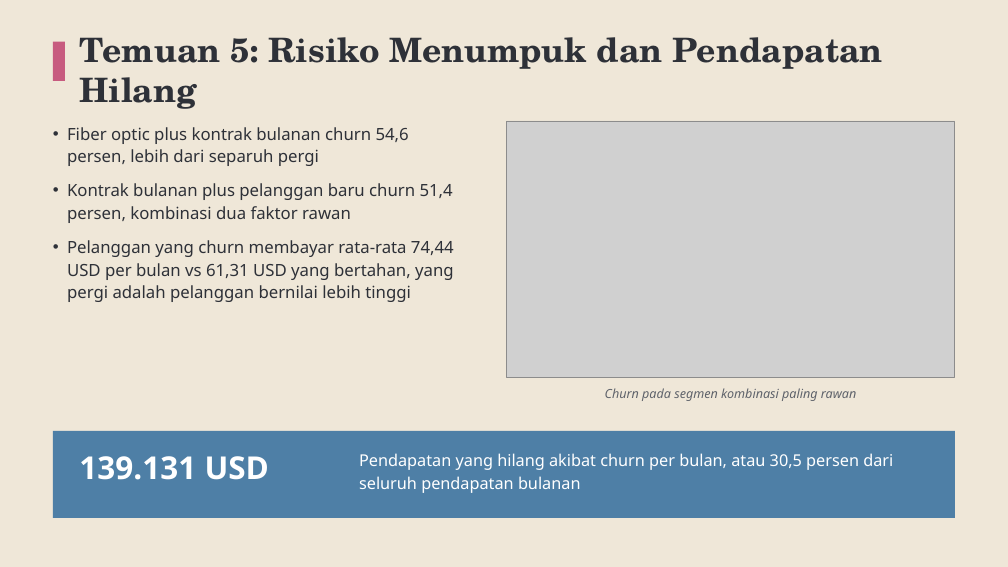
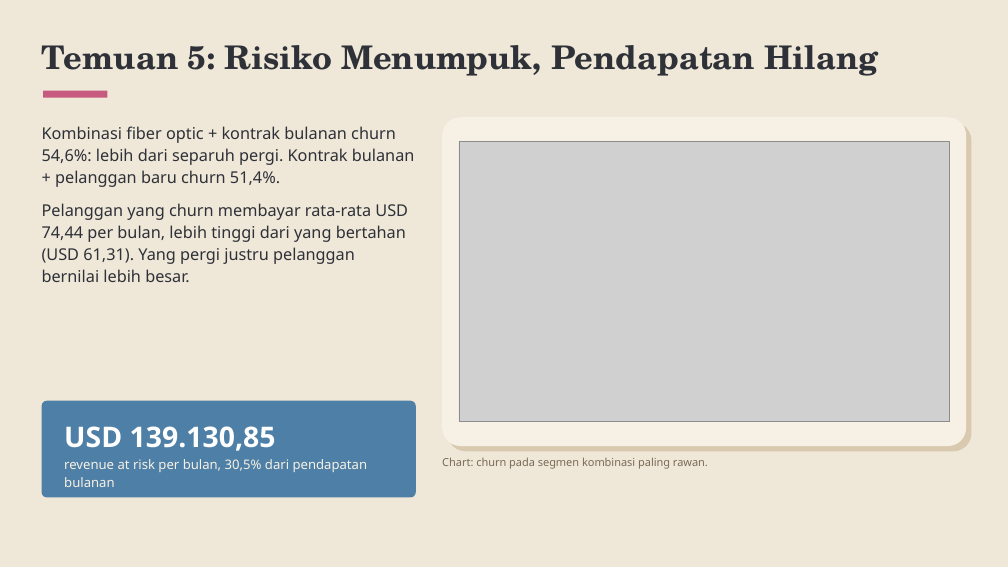
Before and after one commit to baghizash/telco-customer-churn-analysis, a slide deck: slide 8 of Portofolio-Analisis-Telco-Churn.pptx. Drawn at 1008x567 pixels with LibreOffice and Linux fonts; fonts in the diff are those of the drawing; grey boxes stand for pictures. Boxes give left, top, right and bottom in pixels: in the first picture for what was removed or moved away, otherwise in the second. Text is boxed around its words. In the diff, an @@ line names an element or a change of style, - is before the commit and + after.

```diff
--- a/Portofolio-Analisis-Telco-Churn.pptx
+++ b/Portofolio-Analisis-Telco-Churn.pptx
@@ text at (42,45,878,76): text changed; size 32 to 31 pt @@
-Temuan 5: Risiko Menumpuk dan Pendapatan Hilang
+Temuan 5: Risiko Menumpuk, Pendapatan Hilang
@@ rectangle removed at (53,42,65,81) @@
@@ rounded rectangle added at (43,91,107,98), fill #C75B7F @@
@@ rounded rectangle added at (442,117,966,446), fill #F7F1E5 @@
@@ text at (42,126,415,282): text changed; size 16 to 15.5 pt @@
-• Fiber optic plus kontrak bulanan churn 54,6 persen, lebih dari separuh pergi
-• Kontrak bulanan plus pelanggan baru churn 51,4 persen, kombinasi dua faktor rawan
-• Pelanggan yang churn membayar rata-rata 74,44 USD per bulan vs 61,31 USD yang bertahan, yang pergi adalah pelanggan bernilai lebih tinggi
+Kombinasi fiber optic + kontrak bulanan churn 54,6%: lebih dari separuh pergi. Kontrak bulanan + pelanggan baru churn 51,4%.
+Pelanggan yang churn membayar rata-rata USD 74,44 per bulan, lebih tinggi dari yang bertahan (USD 61,31). Yang pergi justru pelanggan bernilai lebih besar.
@@ rounded rectangle added at (448,123,972,451), fill #D9C9AE @@
@@ picture: place and size @@
-picture at (507,121,955,377)
+picture at (459,141,950,422)
@@ rounded rectangle added at (42,401,416,498), fill #4E7FA6 @@
@@ rectangle removed at (53,431,955,518) @@
@@ text added at (64,426,368,487), 12.5 pt, text #F7F1E5 @@
+USD 139.130,85
+revenue at risk per bulan, 30,5% dari pendapatan bulanan
@@ text removed at (79,456,269,480) @@
-139.131 USD
@@ text removed at (359,453,893,493) @@
-Pendapatan yang hilang akibat churn per bulan, atau 30,5 persen dari seluruh pendapatan bulanan
@@ text at (442,457,708,469): text changed; size 12 to 10.5 pt; text colour #5F636B to #7A6A58; italic off @@
-Churn pada segmen kombinasi paling rawan
+Chart: churn pada segmen kombinasi paling rawan.
```
Also in this commit, not shown: 7 other slides changed, 2 slides added, 2 slides removed.
